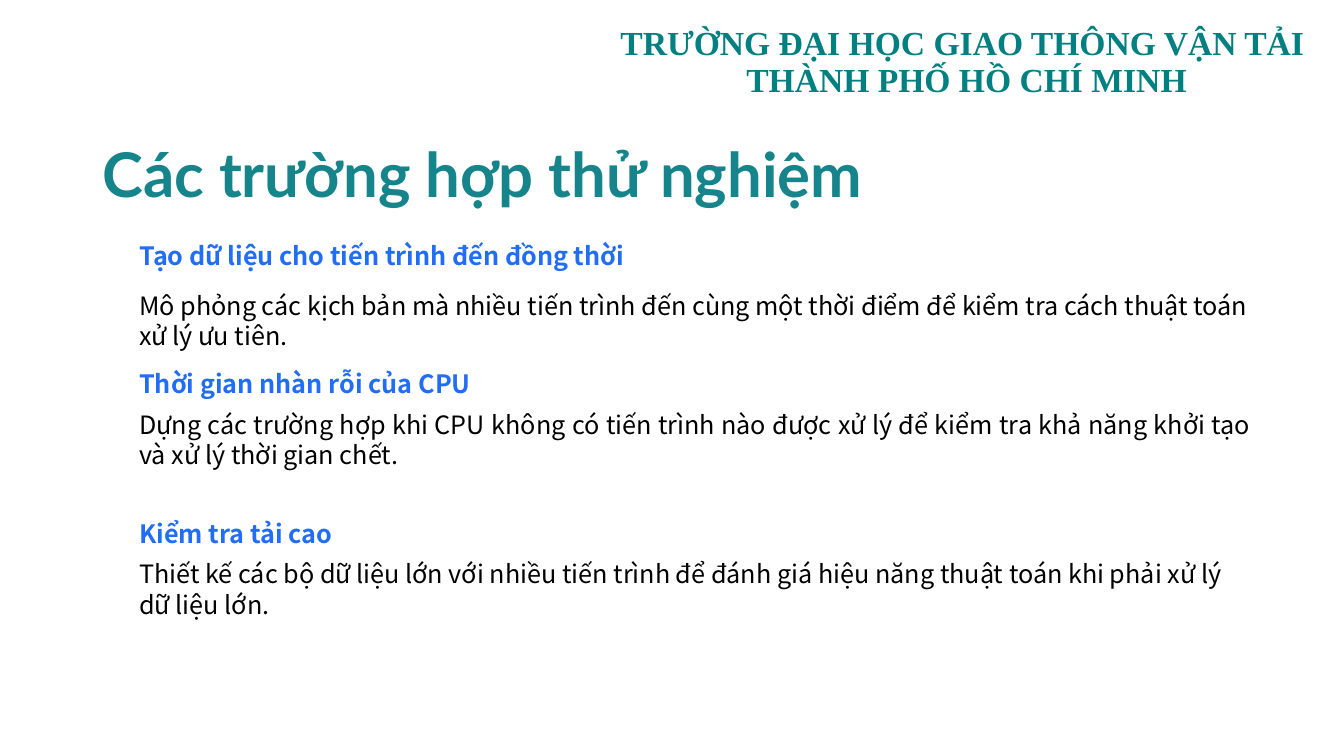
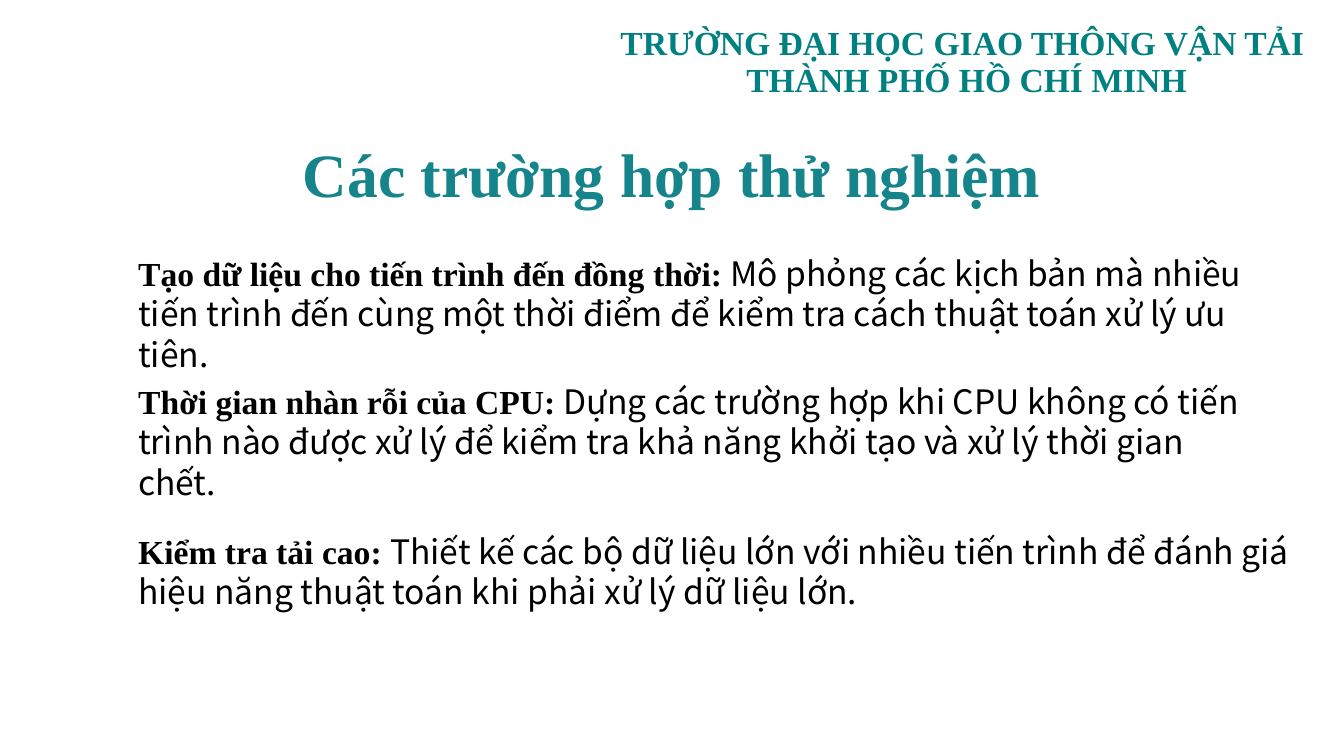
Before and after one commit to tkimngan040/OS_Group08_OS_SCH_04, a slide deck: slide 13 of PPTX/OS_SCH_04_GROUP08.pptx (slide 14 before the commit). Drawn at 1344x756 pixels with LibreOffice and Linux fonts; fonts in the diff are those of the drawing; background and template pictures are left out. Boxes give left, top, right and bottom in pixels: in the first picture for what was removed or moved away, otherwise in the second. Text is boxed around its words. In the diff, an @@ line names an element or a change of style, - is before the commit and + after.

```diff
--- a/PPTX/OS_SCH_04_GROUP08.pptx
+++ b/PPTX/OS_SCH_04_GROUP08.pptx
@@ title "Các trường hợp thử nghiệm": place and size @@
-title "Các trường hợp thử nghiệm" at (102,149,862,209)
+title "Các trường hợp thử nghiệm" at (303,153,1040,209)
@@ title "Các trường hợp thử nghiệm" at (303,153,1040,209): font Lato to Times New Roman; alignment left to centre @@
@@ text at (138,256,1241,368): text changed; size 18 to 24 pt @@
-Mô phỏng các kịch bản mà nhiều tiến trình đến cùng một thời điểm để kiểm tra cách thuật toán xử lý ưu tiên.
+Tạo dữ liệu cho tiến trình đến đồng thời: Mô phỏng các kịch bản mà nhiều tiến trình đến cùng một thời điểm để kiểm tra cách thuật toán xử lý ưu tiên.
@@ text removed at (139,242,624,272) @@
-Tạo dữ liệu cho tiến trình đến đồng thời
@@ text at (138,385,1239,496): text changed; size 18 to 24 pt @@
-Dựng các trường hợp khi CPU không có tiến trình nào được xử lý để kiểm tra khả năng khởi tạo và xử lý thời gian chết.
+Thời gian nhàn rỗi của CPU: Dựng các trường hợp khi CPU không có tiến trình nào được xử lý để kiểm tra khả năng khởi tạo và xử lý thời gian chết.
@@ text removed at (139,369,470,399) @@
-Thời gian nhàn rỗi của CPU
@@ text at (138,534,1288,613): text changed; size 18 to 24 pt @@
-Thiết kế các bộ dữ liệu lớn với nhiều tiến trình để đánh giá hiệu năng thuật toán khi phải xử lý dữ liệu lớn.
+Kiểm tra tải cao: Thiết kế các bộ dữ liệu lớn với nhiều tiến trình để đánh giá hiệu năng thuật toán khi phải xử lý dữ liệu lớn.
@@ text removed at (139,520,333,544) @@
-Kiểm tra tải cao
```
Also in this commit, not shown: 17 other slides changed, 1 slide removed, 2 other files.
